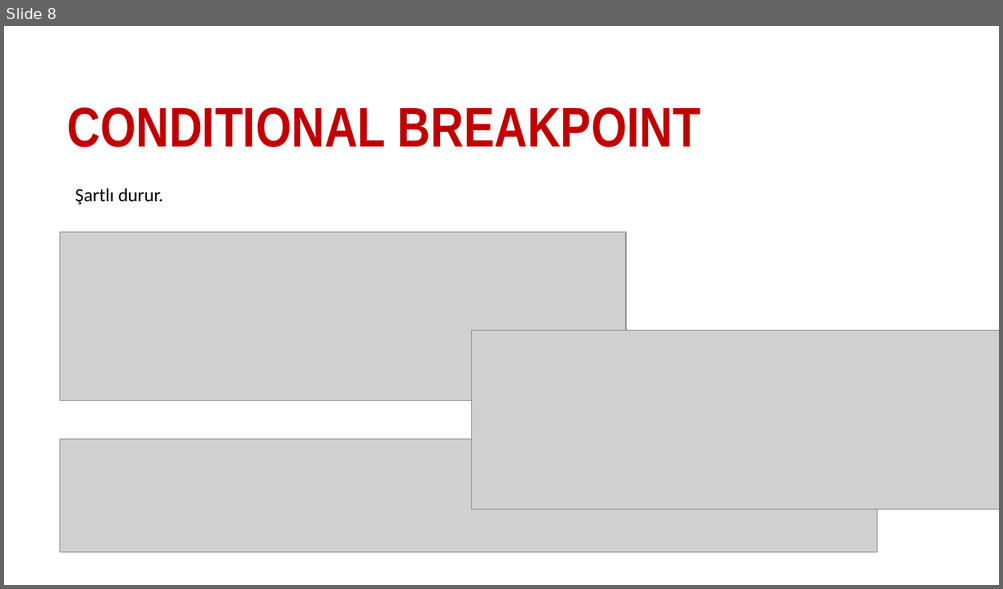
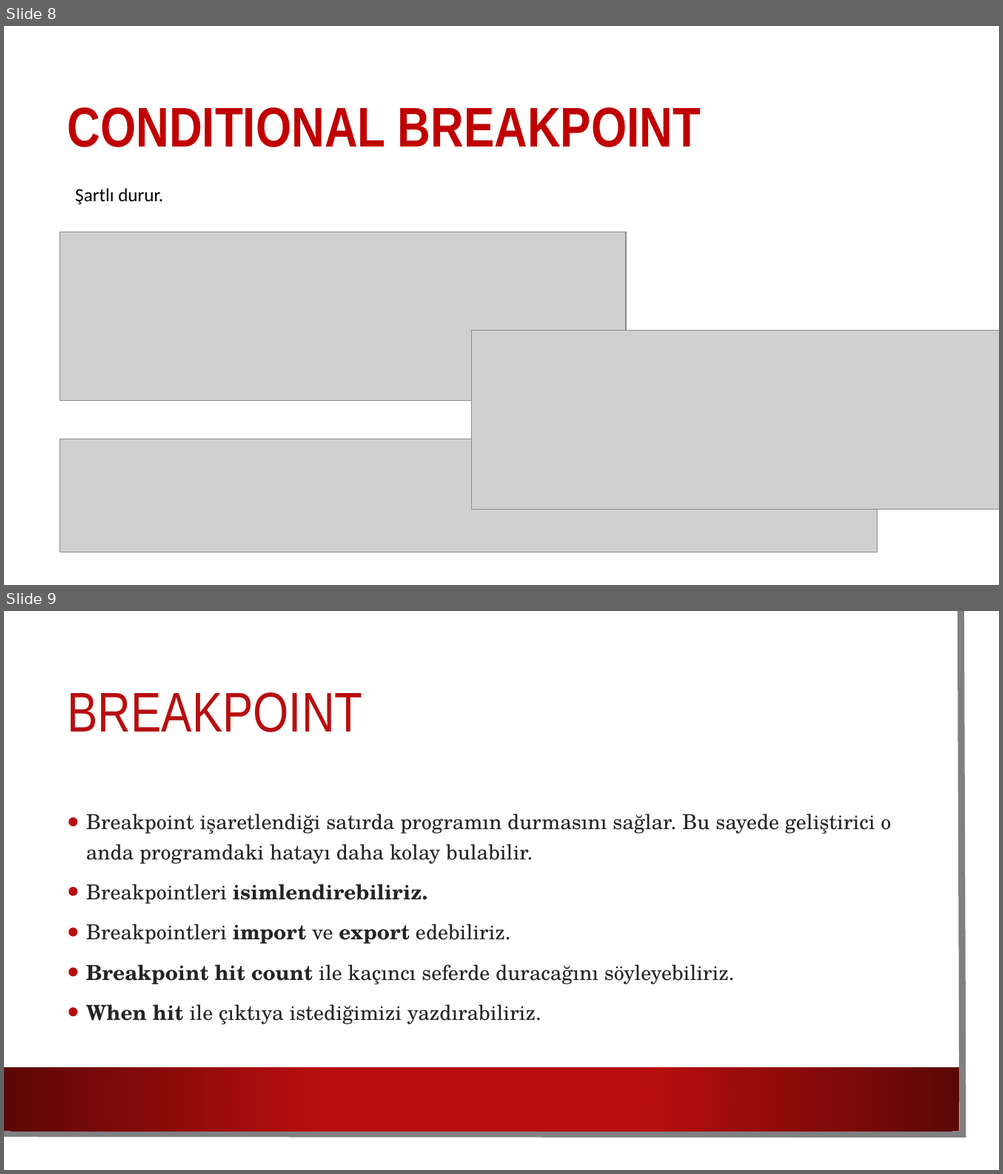
Before and after one commit to sametozalp/staj, a slide deck: debug.pptx. Shown one above the other, each under a label of ours: slide 8 before the commit, slides 8 and 9 after it. The pictures are 1003x589 and 1003x1174 pixels, drawn with LibreOffice and Linux fonts; fonts in the diff are those of the drawing; grey boxes stand for pictures; background and template pictures are left out. Boxes give left, top, right and bottom in pixels: in the first picture for what was removed or moved away, otherwise in the second. Text is boxed around its words. In the diff, an @@ line names an element or a change of style, - is before the commit and + after.

```diff
--- a/debug.pptx
+++ b/debug.pptx
@@ slide 9 added at <box>4,611,999,1170</box>, background picture (left out) @@
@@ rectangle added at <box>4,611,982,1153</box>, fill #FFFFFF @@
@@ freeform shape added at <box>4,611,963,1135</box>, outline #808080 6.5 pt @@
@@ title added at <box>68,692,363,732</box>, 54 pt, text #B80E0F @@
+BREAKPOINT
@@ text added at <box>86,814,891,1025</box>, 20 pt, text #242424 @@
+• Breakpoint işaretlendiği satırda programın durmasını sağlar. Bu sayede geliştirici o anda programdaki hatayı daha kolay bulabilir.
+• Breakpointleri isimlendirebiliriz.
+• Breakpointleri import ve export edebiliriz.
+• Breakpoint hit count ile kaçıncı seferde duracağını söyleyebiliriz.
+• When hit ile çıktıya istediğimizi yazdırabiliriz.
@@ rectangle added at <box>4,1068,959,1131</box>, fill gradient #B80E0F to #5C0707 @@
```
Also in this commit, not shown: 1 slide changed, 10 other slides added, 20 other files.
